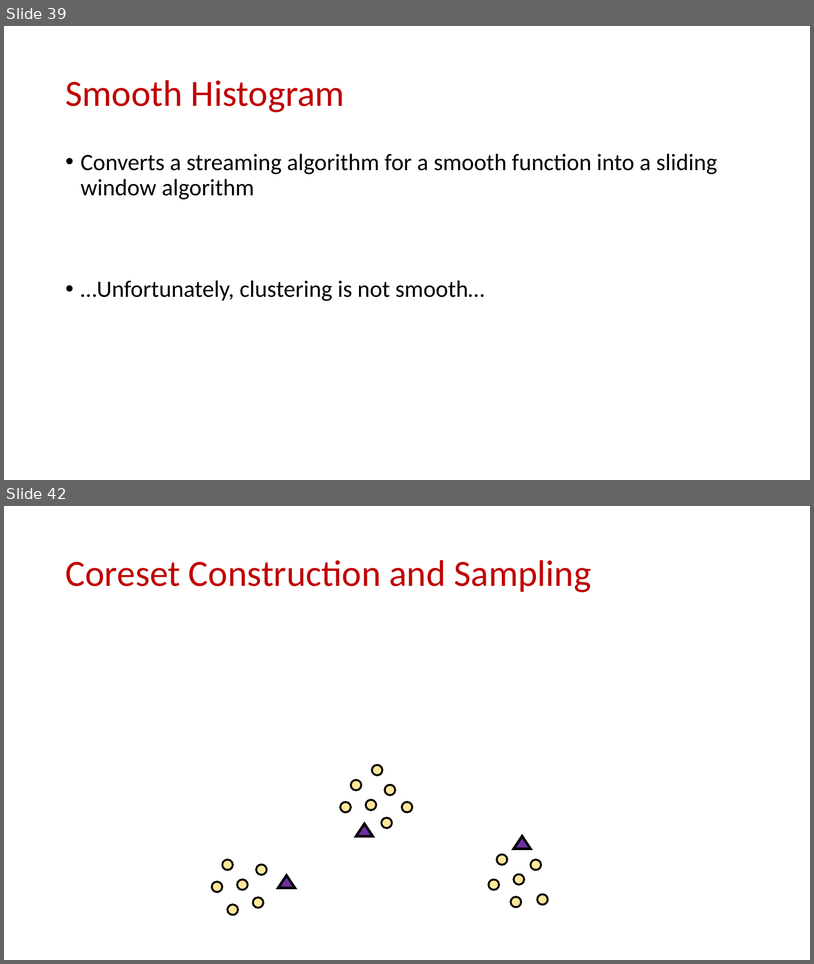
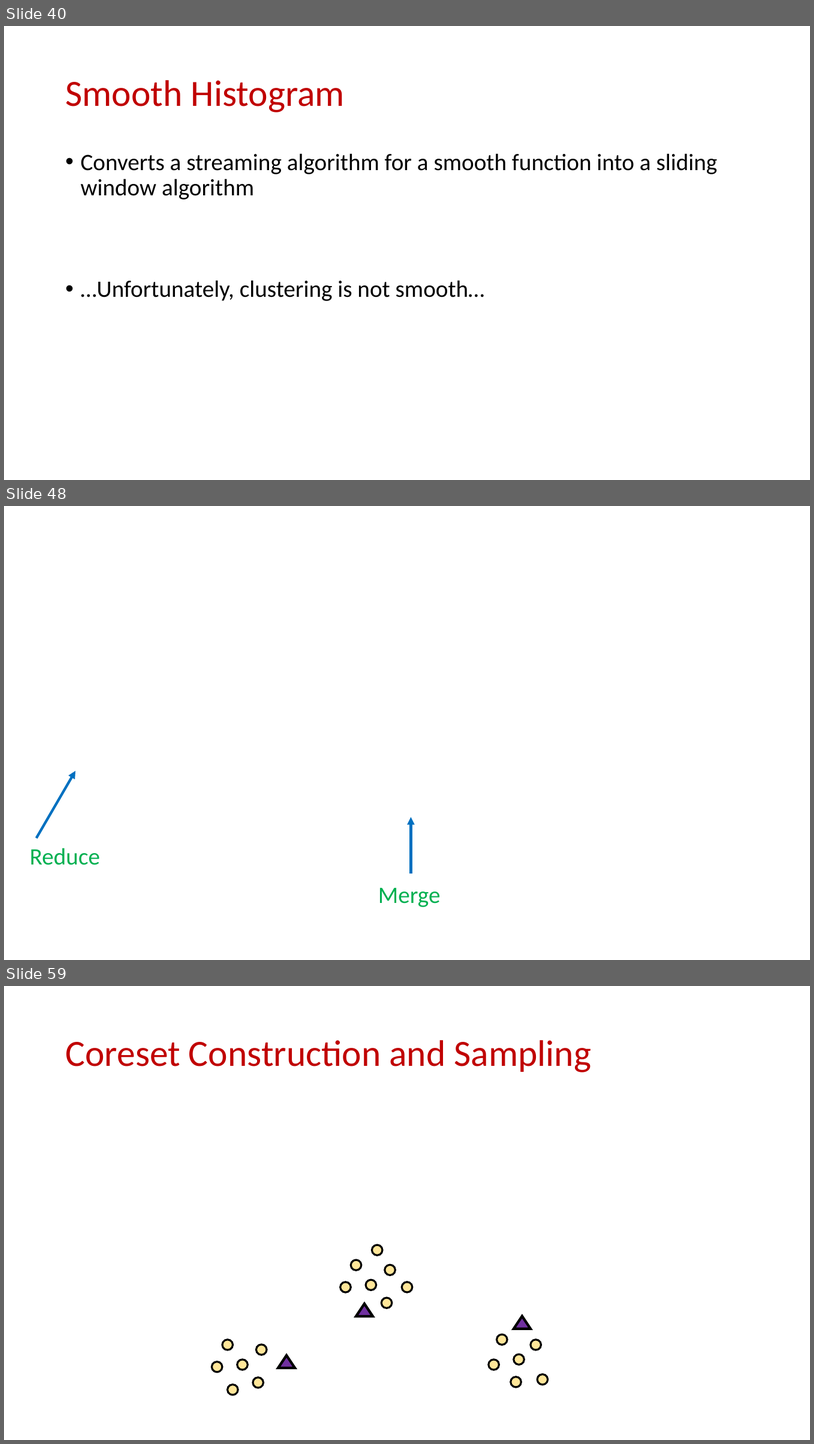
Before and after one commit to samsonzhou/samsonzhou.github.io, a slide deck: other-talks/Near-Optimal k-Clustering in the Sliding Window Model.pptx. Shown one above the other, each under a label of ours: slides 39 and 42 before the commit, slides 40, 48 and 59 after it; the slides between them are not shown. The pictures are 814x964 and 814x1444 pixels, drawn with LibreOffice and Linux fonts; fonts in the diff are those of the drawing; grey boxes stand for pictures. Boxes give left, top, right and bottom in pixels: in the first picture for what was removed or moved away, otherwise in the second. Text is boxed around its words. In the diff, an @@ line names an element or a change of style, - is before the commit and + after.

```diff
--- a/other-talks/Near-Optimal k-Clustering in the Sliding Window Model.pptx
+++ b/other-talks/Near-Optimal k-Clustering in the Sliding Window Model.pptx
@@ slide 48 added at (x1=4, y1=506, x2=810, y2=960), background #FFFFFF @@
@@ arrow added from (36, 838) to (75, 771), #0070C0 3 pt @@
@@ arrow added from (411, 873) to (411, 817), #0070C0 3 pt @@
@@ text added at (x1=30, y1=847, x2=100, y2=865), 28 pt, text #00B050 @@
+Reduce
@@ text added at (x1=378, y1=888, x2=441, y2=907), 28 pt, text #00B050 @@
+Merge
@@ what was slide 39 is now slide 40 @@
@@ what was slide 42 is now slide 59 @@
```
Also in this commit, not shown: 2 slides changed, 32 other slides added.
